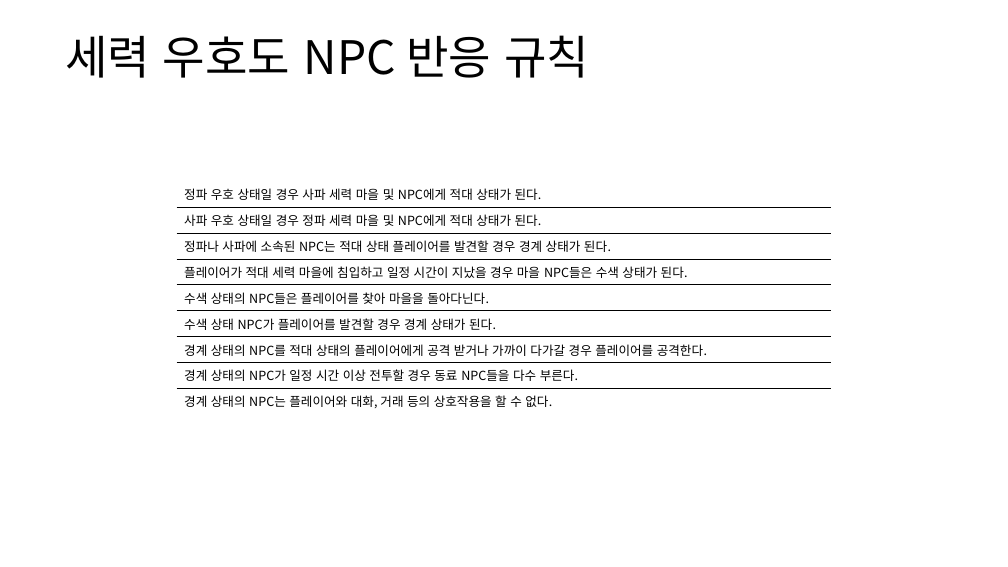
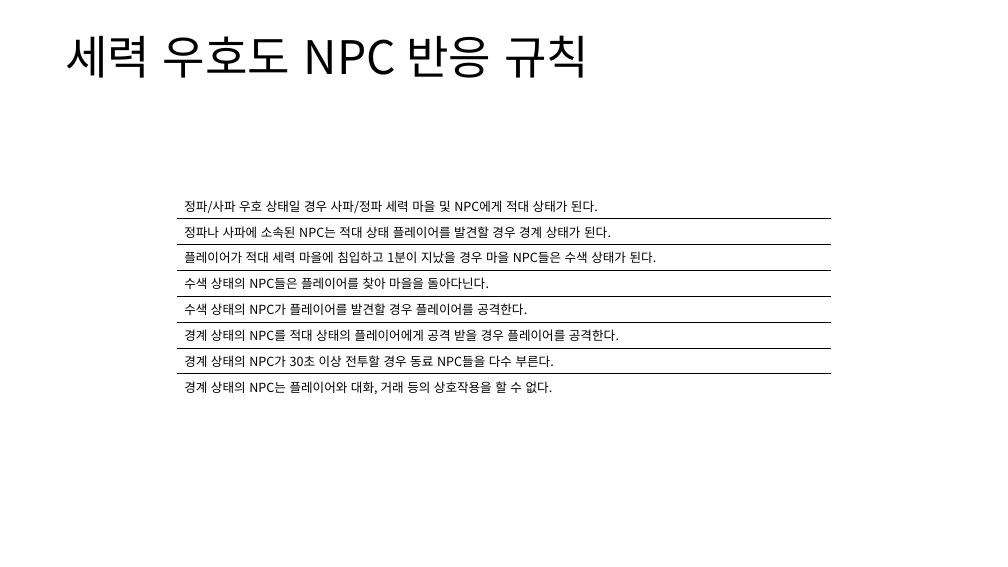
Before and after one commit to yjk0401/unityenginebasic_9th, a slide deck: slide 7 of 기획/방랑엽사전/세력 시스템 기획서.pptx (slide 8 before the commit). Drawn at 1008x567 pixels with LibreOffice and Linux fonts; fonts in the diff are those of the drawing. Boxes give left, top, right and bottom in pixels: in the first picture for what was removed or moved away, otherwise in the second. Text is boxed around its words. In the diff, an @@ line names an element or a change of style, - is before the commit and + after.

```diff
--- a/기획/방랑엽사전/세력 시스템 기획서.pptx
+++ b/기획/방랑엽사전/세력 시스템 기획서.pptx
@@ table at [177, 193, 832, 398] @@
-row 1: 정파 우호 상태일 경우 사파 세력 마을 및 NPC에게 적대 상태가 된다.
-row 2: 사파 우호 상태일 경우 정파 세력 마을 및 NPC에게 적대 상태가 된다.
+row 1: 정파/사파 우호 상태일 경우 사파/정파 세력 마을 및 NPC에게 적대 상태가 된다.
-row 3, column 1: 플레이어가 적대 세력 마을에 침입하고 일정 시간이 지났을 경우 마을 NPC들은 수색 상태가 된다.
+row 3, column 1: 플레이어가 적대 세력 마을에 침입하고 1분이 지났을 경우 마을 NPC들은 수색 상태가 된다.
-row 5, column 1: 수색 상태 NPC가 플레이어를 발견할 경우 경계 상태가 된다.
+row 5, column 1: 수색 상태의 NPC가 플레이어를 발견할 경우 플레이어를 공격한다.
-row 6, column 1: 경계 상태의 NPC를 적대 상태의 플레이어에게 공격 받거나 가까이 다가갈 경우 플레이어를 공격한다.
+row 6, column 1: 경계 상태의 NPC를 적대 상태의 플레이어에게 공격 받을 경우 플레이어를 공격한다.
-row 7, column 1: 경계 상태의 NPC가 일정 시간 이상 전투할 경우 동료 NPC들을 다수 부른다.
+row 7, column 1: 경계 상태의 NPC가 30초 이상 전투할 경우 동료 NPC들을 다수 부른다.
@@ table: place and size @@
-table at [177, 181, 832, 412]
+table at [177, 193, 832, 398]
```
Also in this commit, not shown: 4 other slides changed, 1 slide removed, 4 other files.
